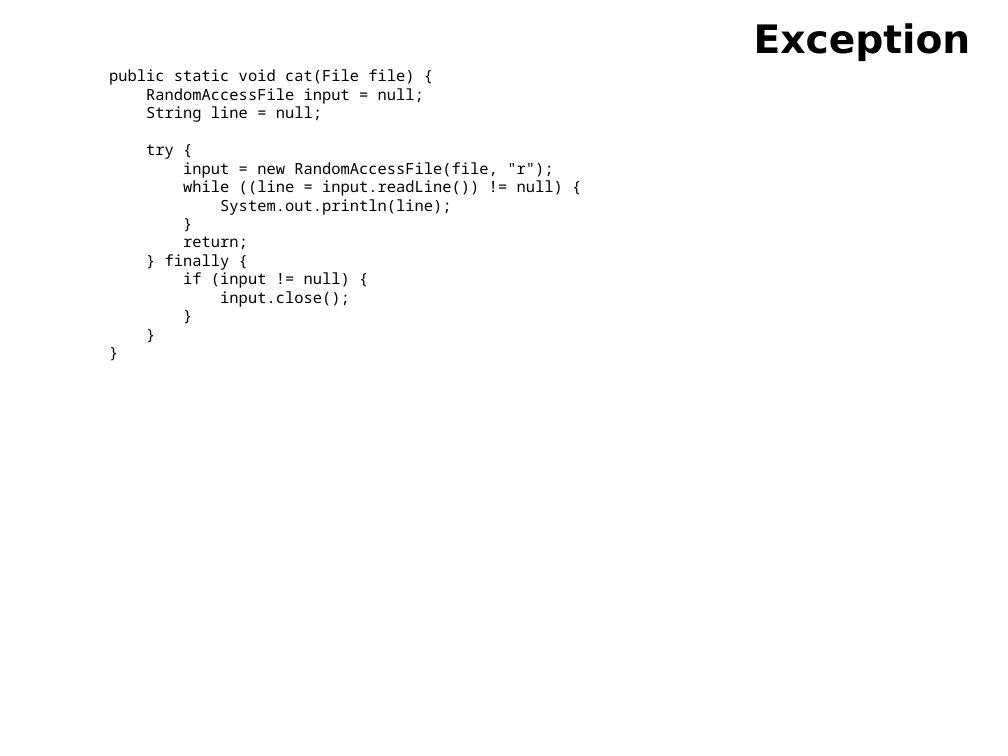
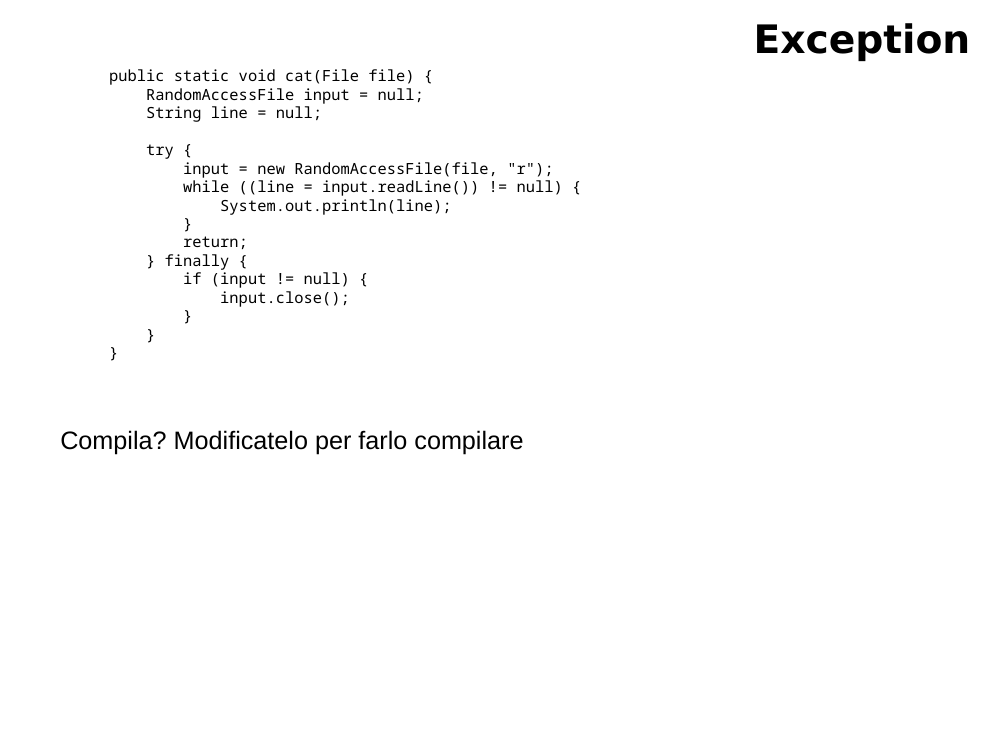
Before and after one commit to fgaudenzi/lezioni, a slide deck: slide 11 of lez 14/ex.pptx (slide 6 before the commit). Drawn at 1008x756 pixels with LibreOffice and Linux fonts; fonts in the diff are those of the drawing. Boxes give left, top, right and bottom in pixels: in the first picture for what was removed or moved away, otherwise in the second. Text is boxed around its words. In the diff, an @@ line names an element or a change of style, - is before the commit and + after.

```diff
--- a/lez 14/ex.pptx
+++ b/lez 14/ex.pptx
@@ text added at (x1=60, y1=430, x2=523, y2=455), 18 pt, text #000000 @@
+Compila? Modificatelo per farlo compilare
```
Also in this commit, not shown: 1 other slide changed, 5 slides added, 1 other file.
